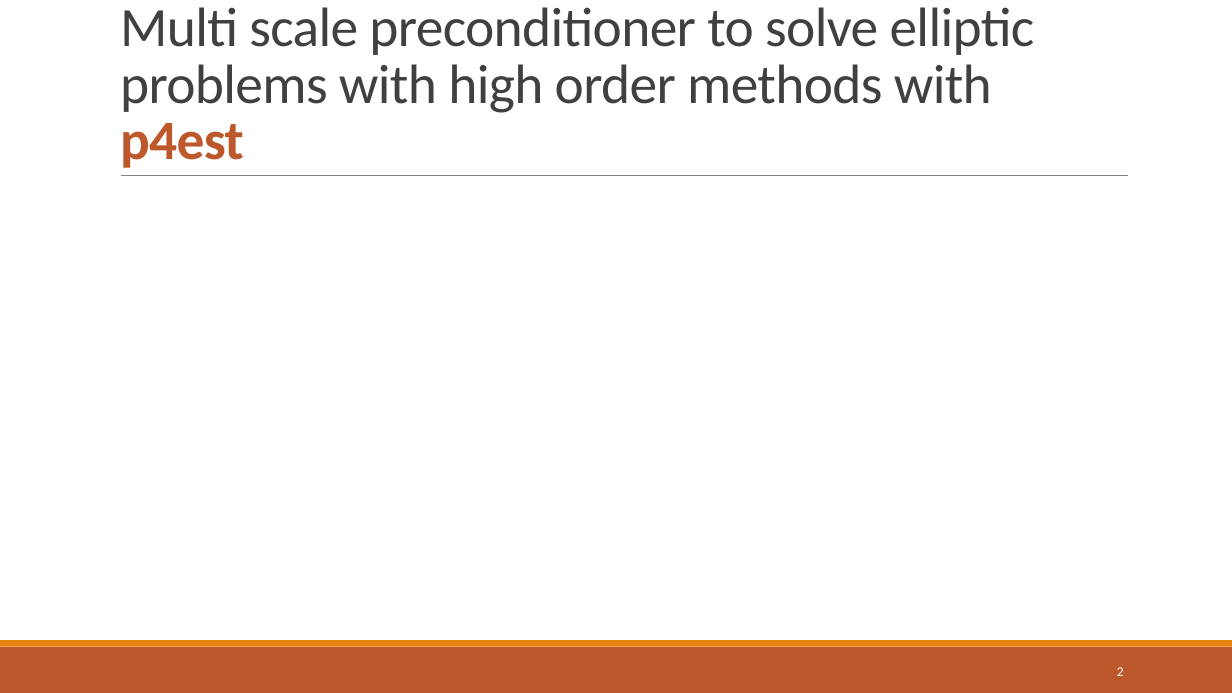
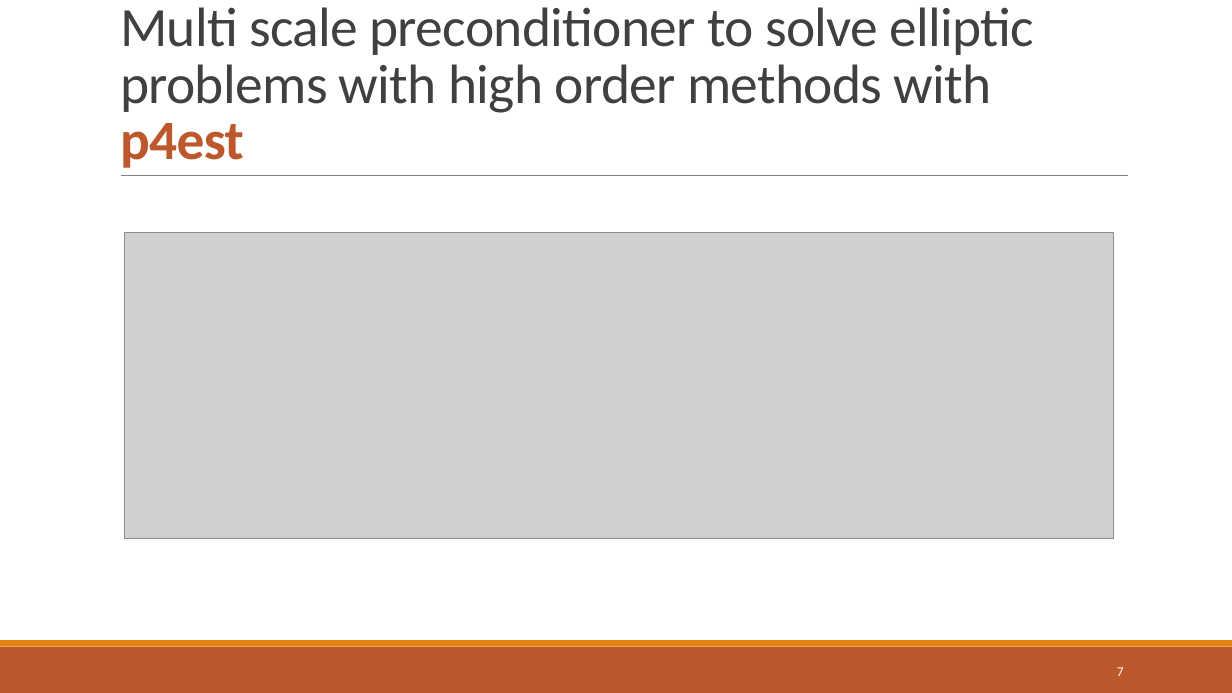
Before and after one commit to dweicker/pres, a slide deck: slide 8 of thesis.pptx (slide 3 before the commit). Drawn at 1232x693 pixels with LibreOffice and Linux fonts; fonts in the diff are those of the drawing; grey boxes stand for pictures. Boxes give left, top, right and bottom in pixels: in the first picture for what was removed or moved away, otherwise in the second. Text is boxed around its words. In the diff, an @@ line names an element or a change of style, - is before the commit and + after.

```diff
--- a/thesis.pptx
+++ b/thesis.pptx
@@ picture added at <box>125,233,1114,539</box> @@
@@ page number at <box>1117,667,1124,676</box>: text changed @@
-2
+7
```
Also in this commit, not shown: 2 other slides changed, 5 slides added, 4 other files.
